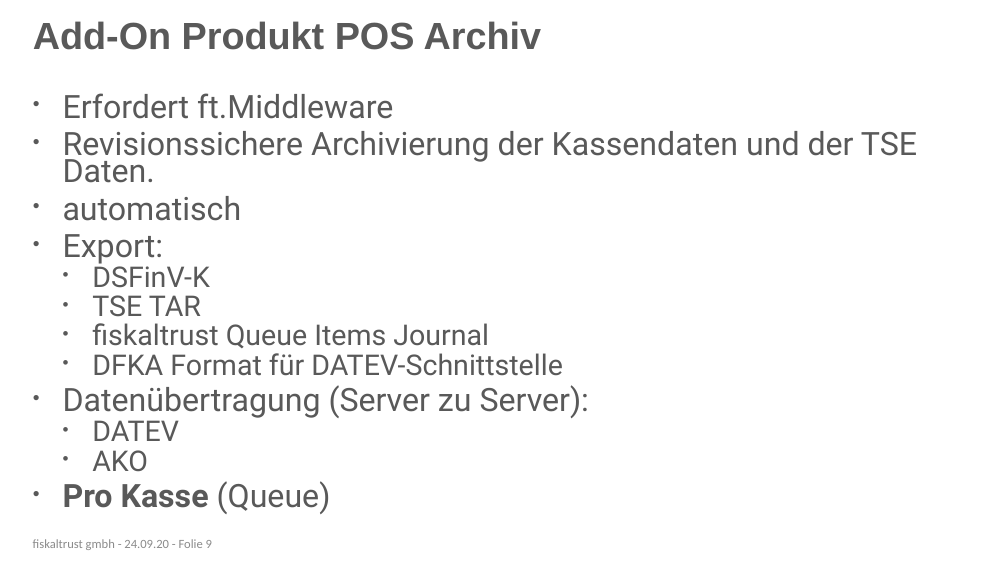
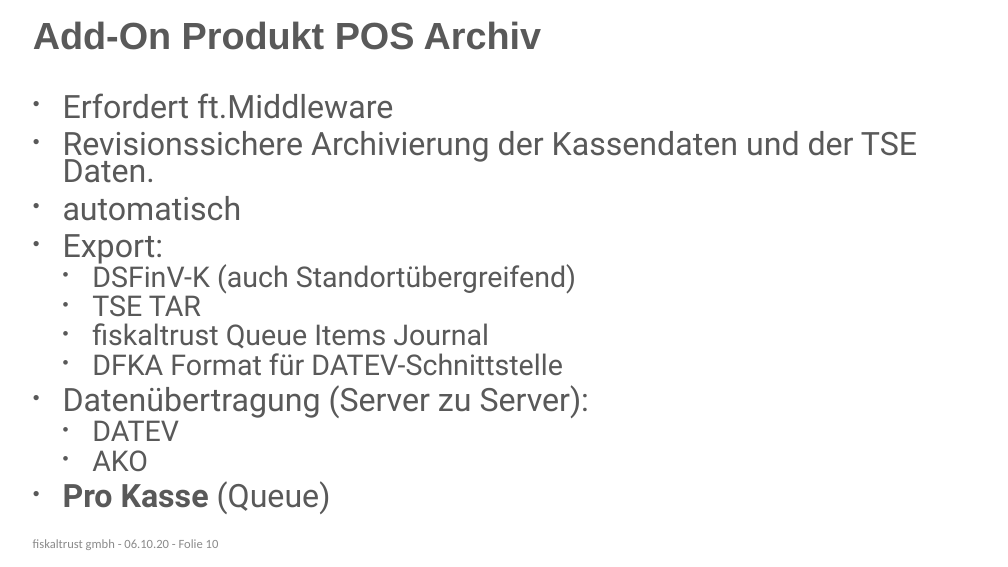
Before and after one commit to fiskaltrust/productdescription-de-doc, a slide deck: slide 10 of for-posdealers/presentation/sales/media/posdealer-sales-rollout.pptx (slide 9 before the commit). Drawn at 1008x567 pixels with LibreOffice and Linux fonts; fonts in the diff are those of the drawing; background and template pictures are left out. Boxes give left, top, right and bottom in pixels: in the first picture for what was removed or moved away, otherwise in the second. Text is boxed around its words. In the diff, an @@ line names an element or a change of style, - is before the commit and + after.

```diff
--- a/for-posdealers/presentation/sales/media/posdealer-sales-rollout.pptx
+++ b/for-posdealers/presentation/sales/media/posdealer-sales-rollout.pptx
@@ text at (92,260,576,294): text changed @@
-  • DSFinV-K
+  • DSFinV-K (auch Standortübergreifend)
@@ text at (33,539,219,550): text changed @@
-fiskaltrust gmbh - 24.09.20 - Folie 9
+fiskaltrust gmbh - 06.10.20 - Folie 10
```
Also in this commit, not shown: 5 other slides changed, 2 slides added, 12 other files.
